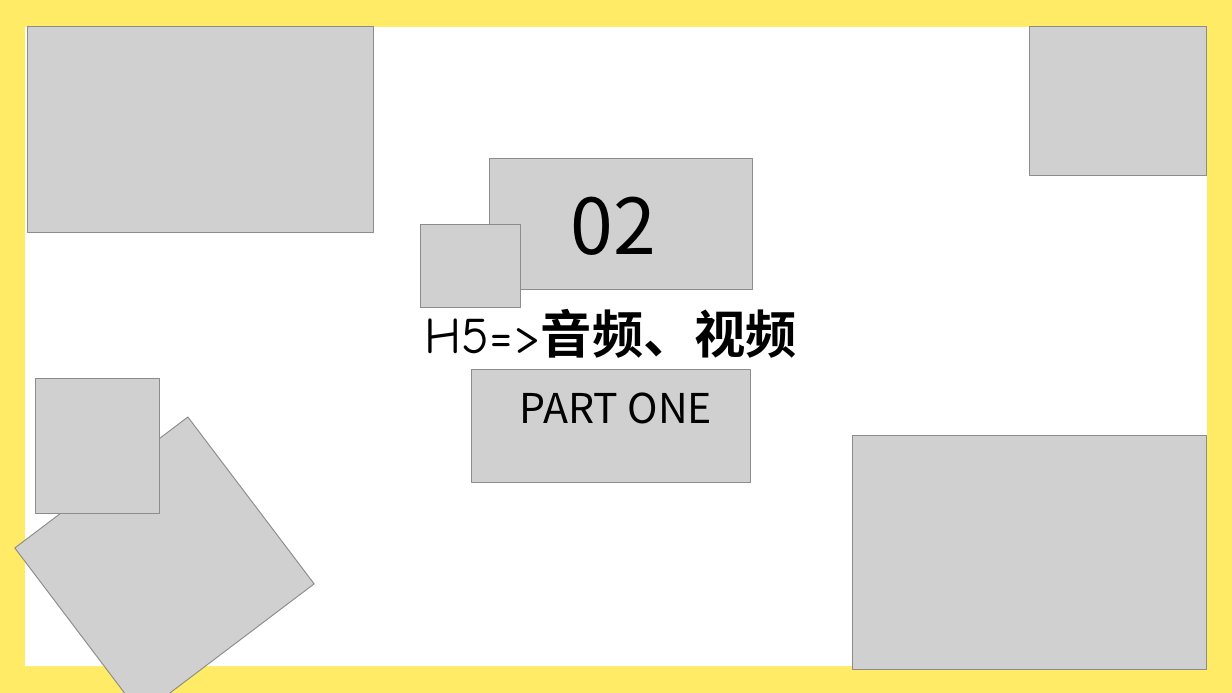
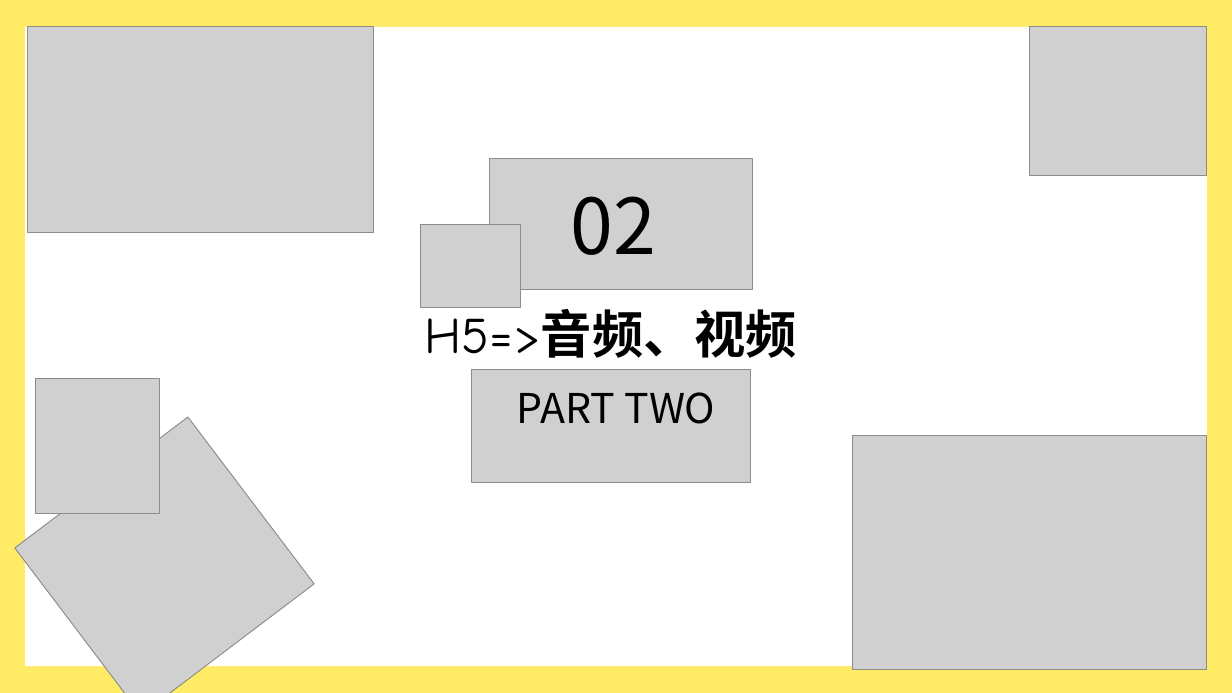
Before and after one commit to WTiffan/H5andC3, a slide deck: slide 11 of H5 C3新特性.pptx. Drawn at 1232x693 pixels with LibreOffice and Linux fonts; fonts in the diff are those of the drawing; grey boxes stand for pictures. Boxes give left, top, right and bottom in pixels: in the first picture for what was removed or moved away, otherwise in the second. Text is boxed around its words. In the diff, an @@ line names an element or a change of style, - is before the commit and + after.

```diff
--- a/H5 C3新特性.pptx
+++ b/H5 C3新特性.pptx
@@ text at (516, 392, 715, 424): text changed @@
-PART ONE
+PART TWO
```
Also in this commit, not shown: 2 other slides changed, 3 slides added, 3 slides removed, 1 other file.
